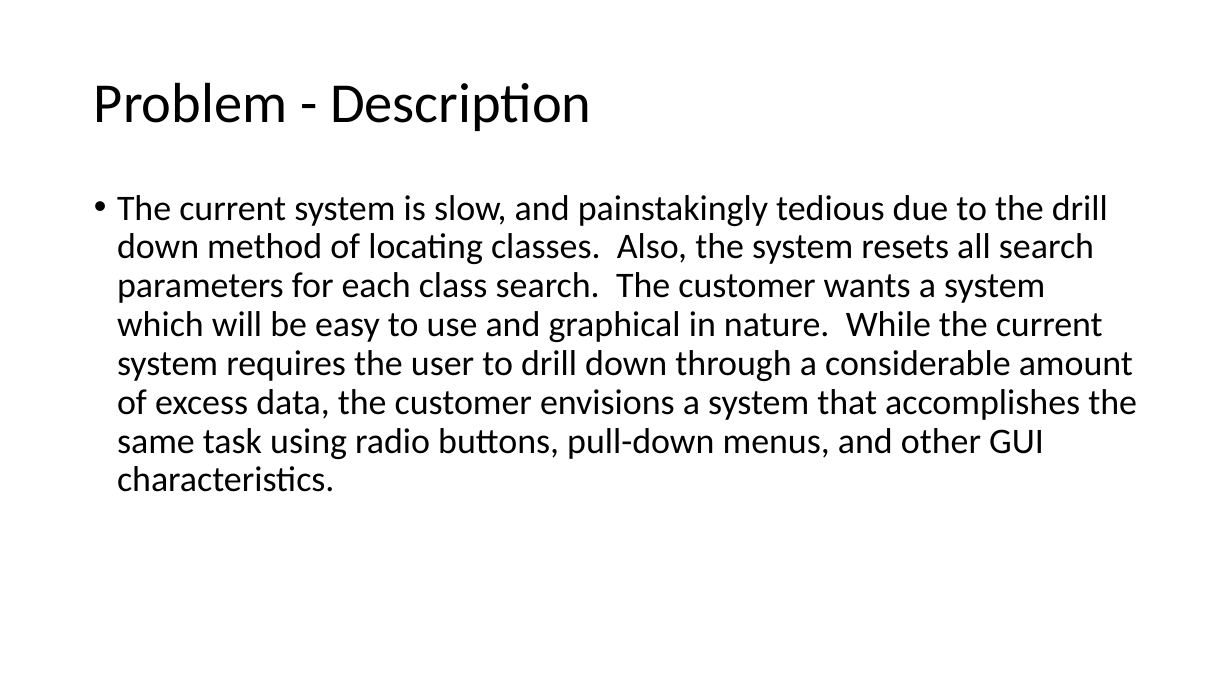
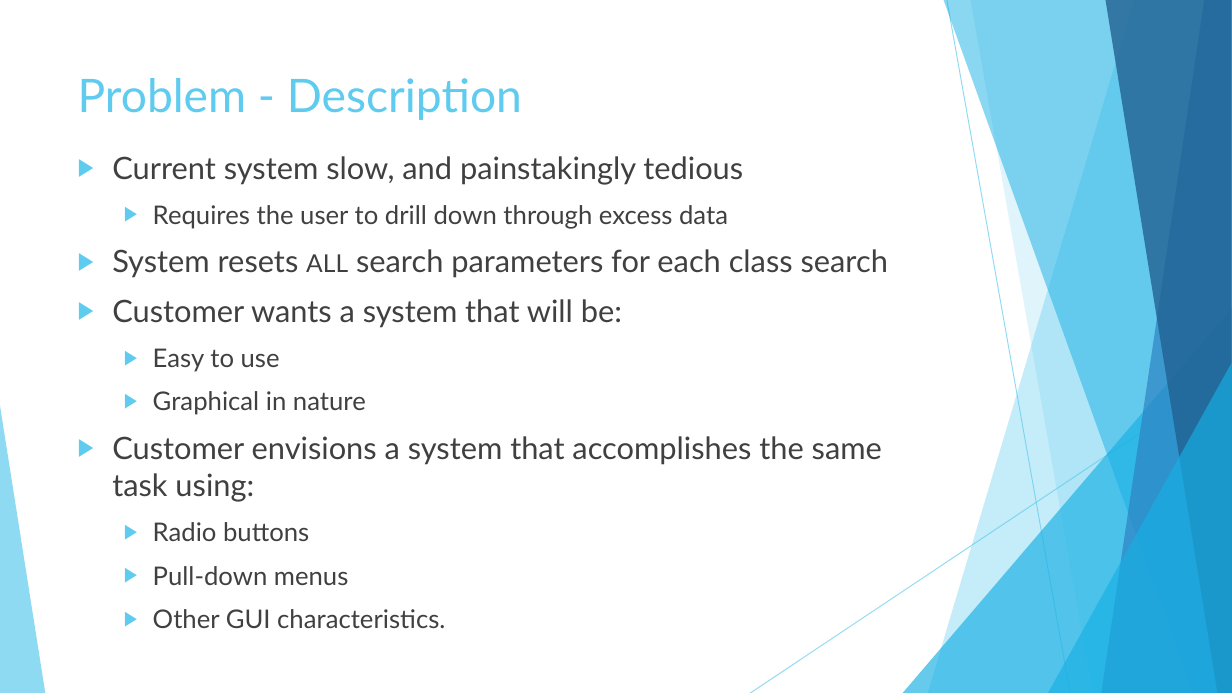
Before and after one commit to blueberryboson/Software-Engineering-Spr-2016, a slide deck: slide 3 of Open.Classes.Project.Interim.Presentation.pptx. Drawn at 1232x693 pixels with LibreOffice and Linux fonts; fonts in the diff are those of the drawing. Boxes give left, top, right and bottom in pixels: in the first picture for what was removed or moved away, otherwise in the second. Text is boxed around its words. In the diff, an @@ line names an element or a change of style, - is before the commit and + after.

```diff
--- a/Open.Classes.Project.Interim.Presentation.pptx
+++ b/Open.Classes.Project.Interim.Presentation.pptx
@@ title "Problem - Description": place and size @@
-title "Problem - Description" at bbox=[94, 82, 592, 131]
+title "Problem - Description" at bbox=[78, 78, 522, 120]
@@ title "Problem - Description" at bbox=[78, 78, 522, 120]: size 44 to 36 pt, font Calibri to Lato, text colour #000000 to #5FCBEF; line spacing 0.9 to 1; vertical alignment middle to top @@
@@ text at bbox=[112, 156, 888, 585]: text changed; size 28 to 24 pt; font Calibri to Lato; text colour #000000 to #404040 @@
-• The current system is slow, and painstakingly tedious due to the drill down method of locating classes. Also, the system resets all search parameters for each class search. The customer wants a system which will be easy to use and graphical in nature. While the current system requires the user to drill down through a considerable amount of excess data, the customer envisions a system that accomplishes the same task using radio buttons, pull-down menus, and other GUI characteristics.
+▶ Current system slow, and painstakingly tedious
+  ▶ Requires the user to drill down through excess data
+▶ System resets all search parameters for each class search
+▶ Customer wants a system that will be:
+  ▶ Easy to use
+  ▶ Graphical in nature
+▶ Customer envisions a system that accomplishes the same task using:
+  ▶ Radio buttons
+  ▶ Pull-down menus
+  ▶ Other GUI characteristics.
@@ group added at bbox=[0, 0, 1232, 693]: 5 freeform shapes, 3 triangles, 2 lines @@
```
Also in this commit, not shown: 7 other slides changed, 2 slides added, 1 slide removed.
